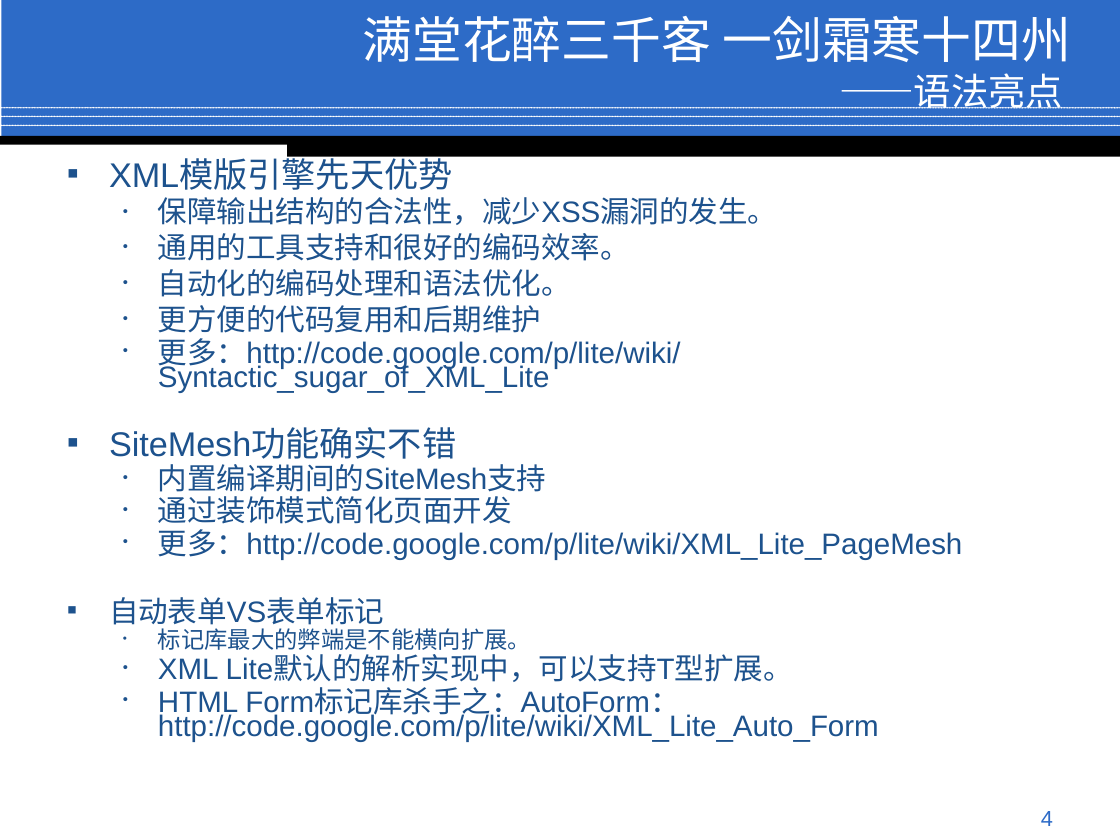
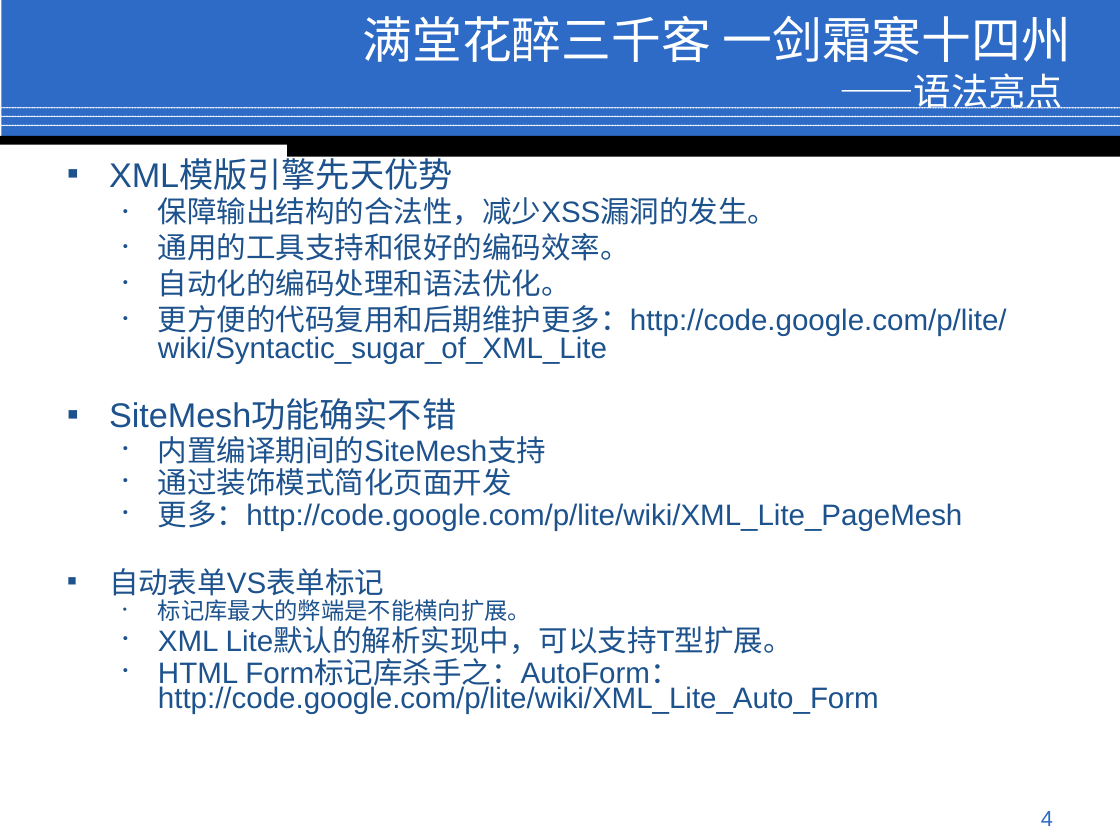
Before and after one commit to jindw/lite, a slide deck: slide 4 of trunk/Lite/web/doc/Preview.ppt. Drawn at 1120x840 pixels with LibreOffice and Linux fonts; fonts in the diff are those of the drawing; background and template pictures are left out. Boxes give left, top, right and bottom in pixels: in the first picture for what was removed or moved away, otherwise in the second. Text is boxed around its words. In the diff, an @@ line names an element or a change of style, - is before the commit and + after.

```diff
--- a/trunk/Lite/web/doc/Preview.ppt
+++ b/trunk/Lite/web/doc/Preview.ppt
@@ text at [158, 305, 1007, 364]: text changed @@
-  • 更方便的代码复用和后期维护
-  • 更多：http://code.google.com/p/lite/wiki/Syntactic_sugar_of_XML_Lite
+  • 更方便的代码复用和后期维护更多：http://code.google.com/p/lite/wiki/Syntactic_sugar_of_XML_Lite
```
Also in this commit, not shown: 8 other slides changed.
